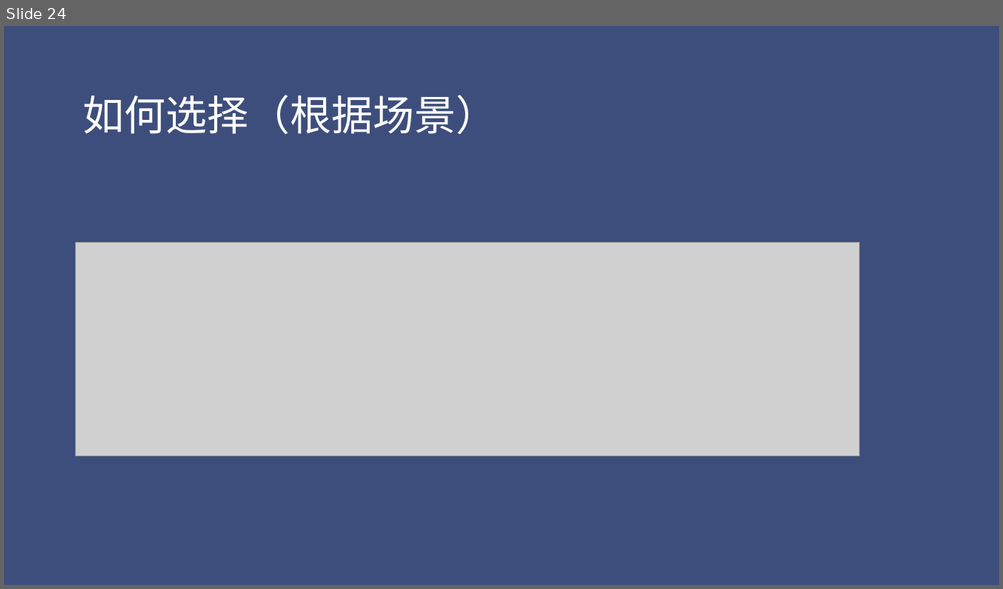
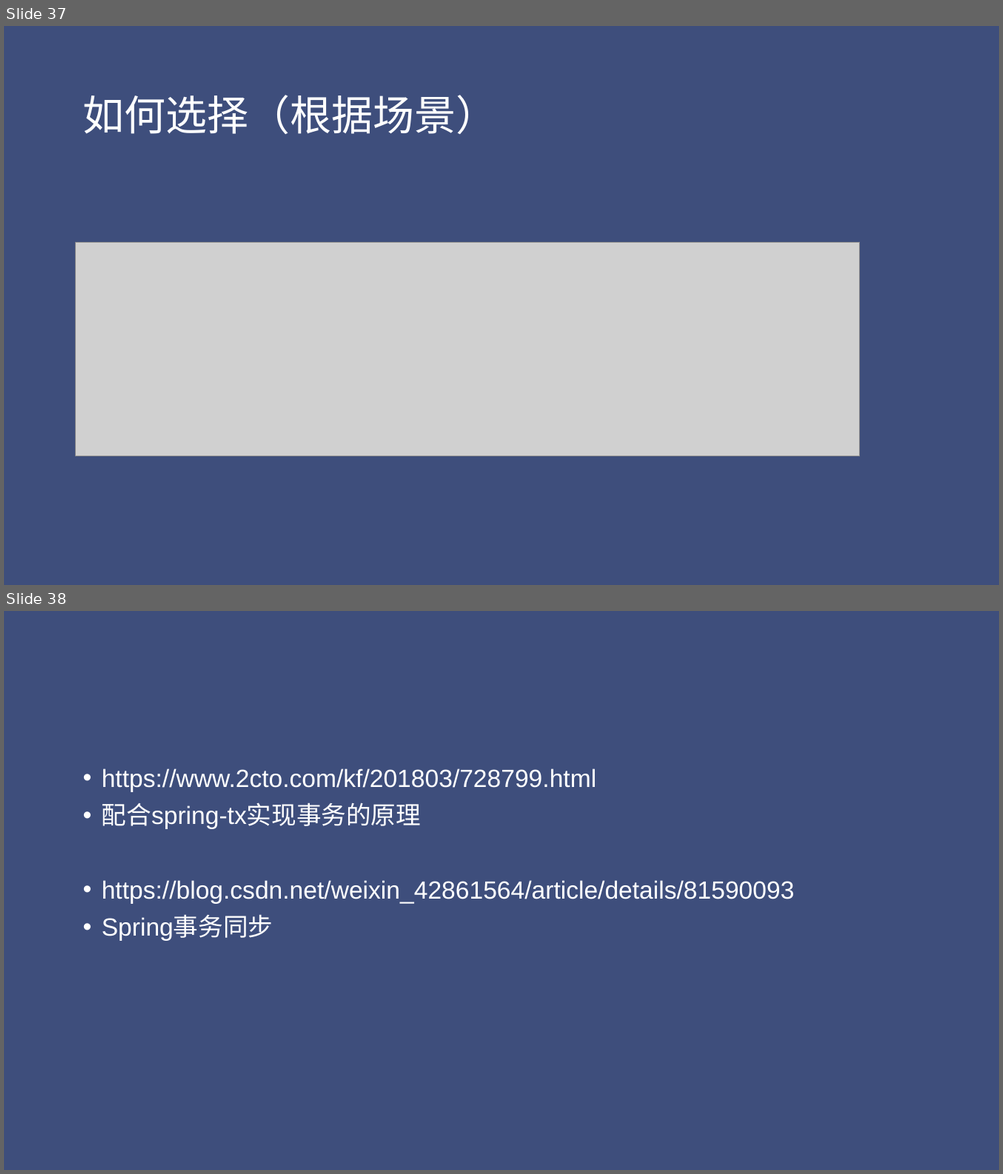
Before and after one commit to jungle0127/springcloudstudy, a slide deck: docs/distributedsystemtransaction.pptx. Shown one above the other, each under a label of ours: slide 24 before the commit, slides 37 and 38 after it. The pictures are 1003x589 and 1003x1174 pixels, drawn with LibreOffice and Linux fonts; fonts in the diff are those of the drawing; grey boxes stand for pictures. Boxes give left, top, right and bottom in pixels: in the first picture for what was removed or moved away, otherwise in the second. Text is boxed around its words. In the diff, an @@ line names an element or a change of style, - is before the commit and + after.

```diff
--- a/docs/distributedsystemtransaction.pptx
+++ b/docs/distributedsystemtransaction.pptx
@@ slide 38 added at bbox=[4, 611, 999, 1170], background #3E4E7C @@
@@ text added at bbox=[102, 769, 794, 941], 24 pt, text #FFFFFF @@
+• https://www.2cto.com/kf/201803/728799.html
+• 配合spring-tx实现事务的原理
+• https://blog.csdn.net/weixin_42861564/article/details/81590093
+• Spring事务同步
@@ what was slide 24 is now slide 37 @@
```
Also in this commit, not shown: 2 slides changed, 13 other slides added, 8 other files.
